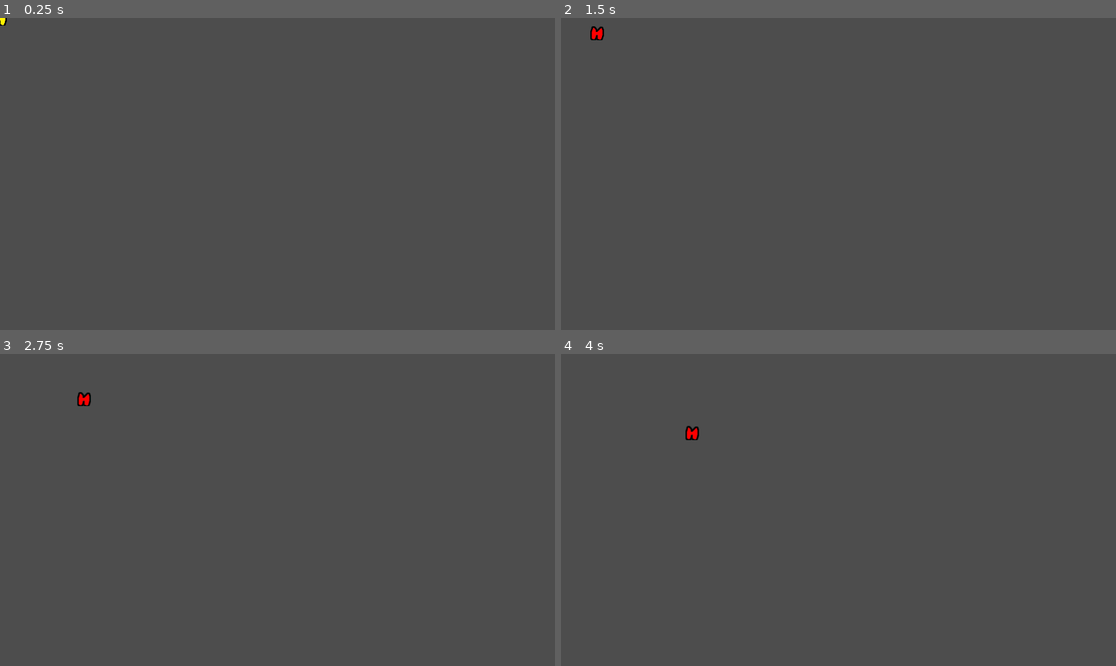
Above: before the commit, frames 1-4 (two rows, left to right).
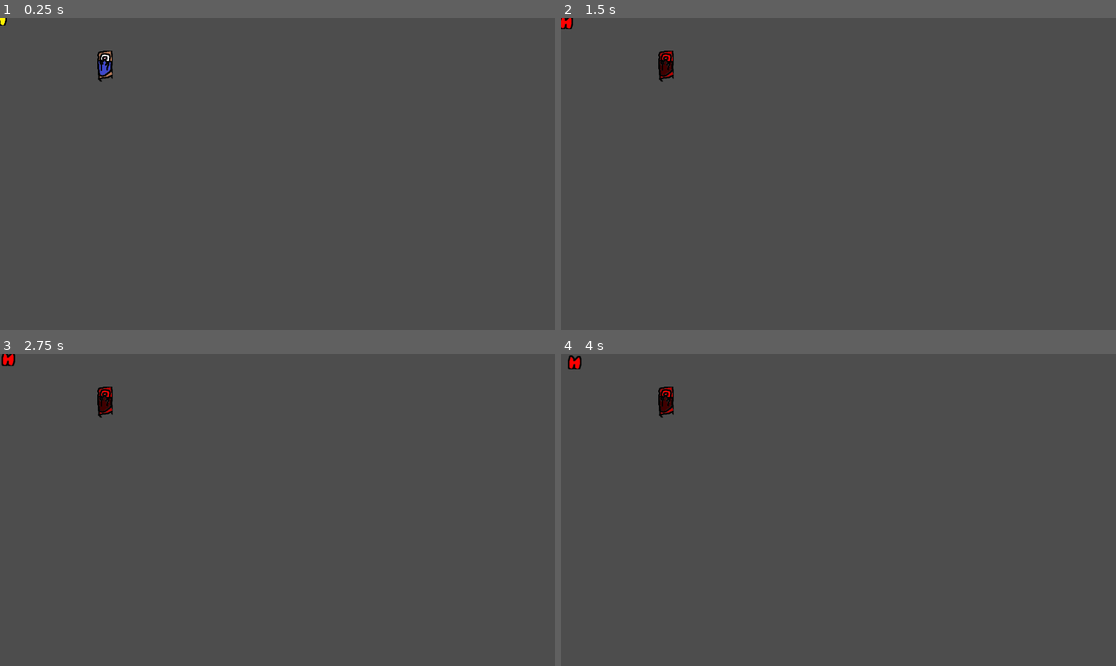
Above: after the commit, the same moments.

Repository: Cthulhu5227/Collector_videogame
Game: Godot game, scene res://level.tscn
Same seed, same stepped clock (60 frames per second), same inputs: the game is played once before the commit and once after it.
Inputs (mouse positions are in pixels of both pictures, inside the frame that each line leads up to):
- Up to frame 1 (0.25 s): no input
- Up to frame 2 (1.5 s): tap Enter at 0.5 s; move the mouse to (960, 158) at 0.52 s; hold E (interact, bound only after the commit) 0.53-1.28 s; click (960, 158) at 0.67 s; move the mouse to (727, 189) at 1.27 s; tap E (interact, bound only after the commit) at 1.35 s; click (727, 189) at 1.42 s
- Up to frame 3 (2.75 s): move the mouse to (333, 441) at 2.02 s; hold E (interact, bound only after the commit) from 2.03 s (still down); click (333, 441) at 2.17 s
- Up to frame 4 (4 s): move the mouse to (810, 572) at 2.77 s; release E (interact, bound only after the commit) at 2.78 s; tap E (interact, bound only after the commit) at 2.85 s; click (810, 572) at 2.92 s; move the mouse to (1005, 556) at 3.52 s; hold E (interact, bound only after the commit) from 3.53 s (still down); click (1005, 556) at 3.67 s

The runs differ from the first frame. In frame 1, 0.2% of the frame differs, in the area x 17-21%, y 10-21%; in frame 2, 0.4%; in frame 3, 0.4%; in frame 4, 0.4%, in the area x 1-25%, y 0-28%.

Commit message:
basic interactions with beds

Diff:
--- /dev/null
+++ b/bed.gd
@@ -0,0 +1,5 @@
+extends StaticBody2D
+
+func interact():
+	modulate = Color(1,0,0)
+	pass
--- /dev/null
+++ b/bed.tscn
@@ -0,0 +1,17 @@
+[gd_scene load_steps=4 format=3 uid="uid://dbqx4kfoya38a"]
+
+[ext_resource type="Script" uid="uid://djsj712y1f6d1" path="res://bed.gd" id="1_c32mu"]
+[ext_resource type="Texture2D" uid="uid://cvtrq40kwginr" path="res://bed_test.png" id="2_2rykw"]
+
+[sub_resource type="RectangleShape2D" id="RectangleShape2D_gtpq8"]
+size = Vector2(30, 54)
+
+[node name="bed" type="StaticBody2D" groups=["bed"]]
+script = ExtResource("1_c32mu")
+
+[node name="CollisionShape2D" type="CollisionShape2D" parent="."]
+position = Vector2(0, -3)
+shape = SubResource("RectangleShape2D_gtpq8")
+
+[node name="Sprite2D" type="Sprite2D" parent="."]
+texture = ExtResource("2_2rykw")
--- a/level.tscn
+++ b/level.tscn
@@ -1,10 +1,15 @@
-[gd_scene load_steps=3 format=3 uid="uid://ds8e8mtvwpxcv"]
+[gd_scene load_steps=4 format=3 uid="uid://ds8e8mtvwpxcv"]
 
 [ext_resource type="PackedScene" uid="uid://dwsk6befvaf0a" path="res://player.tscn" id="1_vonw3"]
 [ext_resource type="PackedScene" uid="uid://dhxxy4paeggpd" path="res://parent.tscn" id="2_oi3di"]
+[ext_resource type="PackedScene" uid="uid://dbqx4kfoya38a" path="res://bed.tscn" id="3_oi3di"]
 
 [node name="Level" type="Node2D"]
 
 [node name="player" parent="." instance=ExtResource("1_vonw3")]
 
 [node name="parent" parent="." instance=ExtResource("2_oi3di")]
+position = Vector2(0, 4)
+
+[node name="bed" parent="." instance=ExtResource("3_oi3di")]
+position = Vector2(218, 100)
--- a/player.gd
+++ b/player.gd
@@ -3,6 +3,7 @@
 var SPEED = 100
 var target = null
 var selecting = false
+var interact_range = 1000
 
 func _input(event):
 	if event is InputEventMouseButton and event.button_index == MOUSE_BUTTON_LEFT:
@@ -12,13 +13,22 @@
 			selecting = true
 		else:
 			selecting = false
+			Color(1,1,1)
 			target = null
 	elif event is InputEventMouseMotion and selecting:
 		target = get_viewport().get_mouse_position()
+
+	elif event.is_action_pressed("interact"):
+		for bed in get_tree().get_nodes_in_group("bed"):
+			if global_position.distance_to(bed.global_position) < interact_range:
+				bed.interact()
+
 func _physics_process(delta):
 
 	if target != null and position.distance_to(target) > STOP_THRESHOLD:
 		velocity = position.direction_to(target) * SPEED
+	else:
+		velocity = Vector2.ZERO
 
 	move_and_collide(velocity * delta)
 
--- a/project.godot
+++ b/project.godot
@@ -26,6 +26,11 @@
 "events": [Object(InputEventMouseButton,"resource_local_to_scene":false,"resource_name":"","device":-1,"window_id":0,"a …(253 unchanged characters)…
 ]
 }
+interact={
+"deadzone": 0.2,
+"events": [Object(InputEventKey,"resource_local_to_scene":false,"resource_name":"","device":-1,"window_id":0,"alt_pressed":false,"shift_pressed":false,"ctrl_pressed":false,"meta_pressed":false,"pressed":false,"keycode":0,"physical_keycode":69,"key_label":0,"unicode":101,"location":0,"echo":false,"script":null)
+]
+}
 
 [rendering]
 
Not shown, added: bed.gd.uid
Binary file added: bed_test.png
Not shown, added: bed_test.png.import
